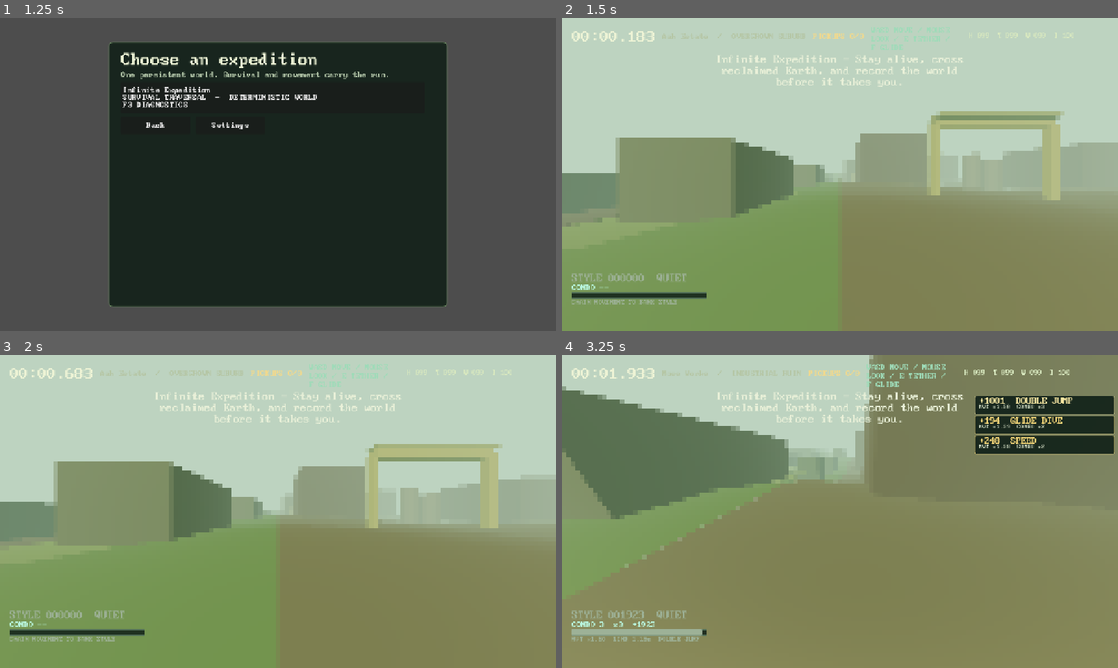
Above: before the commit, frames 1-4 (two rows, left to right).
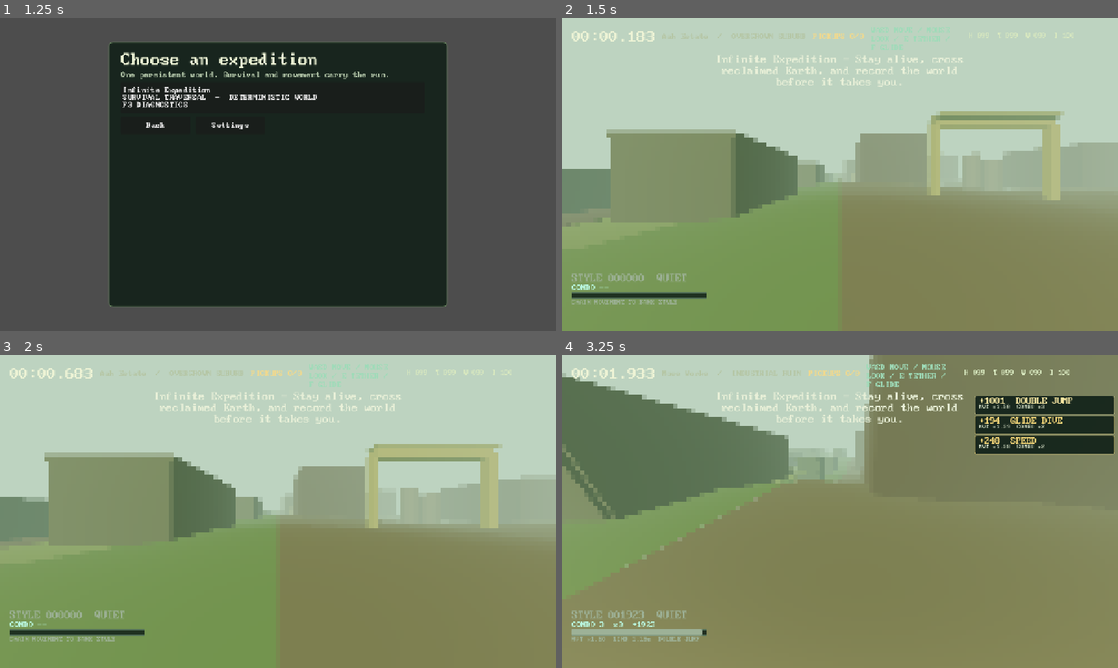
Above: after the commit, the same moments.

Repository: gongahkia/hot-cross-buns
Game: Godot game, scene res://scenes/main.tscn
Same seed, same stepped clock (60 frames per second), same inputs: the game is played once before the commit and once after it.
Inputs (mouse positions are in pixels of both pictures, inside the frame that each line leads up to):
- Up to frame 1 (1.25 s): click "Choose a journey" at 0.5 s
- Up to frame 2 (1.5 s): click "Infinite Expedition SURVIVAL …" at 1.25 s
- Up to frame 3 (2 s): no input
- Up to frame 4 (3.25 s): tap Enter at 2 s; move the mouse to (867, 511) at 2.02 s; hold W (move_forward) from 2.03 s (still down); tap Shift (dash) at 2.1 s; click (867, 511) at 2.17 s; tap Space (jump) at 2.27, 3.02 s; move the mouse to (812, 511) at 2.77 s; tap F (glide) at 2.85 s

Frame 1 is identical in both runs. In frame 2, 1.3% of the frame differs, in the area x 0-48%, y 35-57%; in frame 3, 1.4%; in frame 4, 1.7%, in the area x 0-42%, y 5-53%.

Commit message:
Add overgrown suburb transitions

Diff:
--- a/scripts/world_generator.gd
+++ b/scripts/world_generator.gd
@@ -25,6 +25,7 @@
 const INDUSTRIAL_RESOURCES := preload("res://scripts/world_industrial_resources.gd")
 const SUBURB_ROADS := preload("res://scripts/world_suburb_roads.gd")
 const SUBURB_PARCELS := preload("res://scripts/world_suburb_parcels.gd")
+const SUBURB_TRANSITIONS := preload("res://scripts/world_suburb_transitions.gd")
 
 const CHUNK_SIZE := 64.0
 const REGION_SIZE := 512.0
@@ -87,6 +88,8 @@
 	if not suburb_roads.is_empty():descriptor["suburb_roads"]=suburb_roads
 	var suburb_parcels:=SUBURB_PARCELS.generate(seed,chunk_x,chunk_z,urban,suburb_roads)
 	if not suburb_parcels.is_empty():descriptor["suburb_parcels"]=suburb_parcels
+	var suburb_transitions:=SUBURB_TRANSITIONS.generate(seed,chunk_x,chunk_z,suburb_parcels,suburb_roads)
+	if not suburb_transitions.is_empty():descriptor["suburb_transitions"]=suburb_transitions
 	var industrial_layout:=INDUSTRIAL_LAYOUT.generate(seed,chunk_x,chunk_z,urban)
 	if not industrial_layout.is_empty():descriptor["industrial_layout"]=industrial_layout
 	var industrial_structures:=INDUSTRIAL_STRUCTURES.generate(seed,chunk_x,chunk_z,industrial_layout)
--- a/scripts/world_streamer.gd
+++ b/scripts/world_streamer.gd
@@ -260,7 +260,8 @@
 		_add_industrial_resources(root,descriptor.get("industrial_resources",{}))
 	elif family == "overgrown_suburb":
 		_add_suburb_roads(root,descriptor.get("suburb_roads",{}))
-		_add_suburb_parcels(root,descriptor.get("suburb_parcels",{}))
+		_add_suburb_parcels(root,descriptor.get("suburb_parcels",{}),descriptor.get("suburb_transitions",{}))
+		_add_suburb_transitions(root,descriptor.get("suburb_transitions",{}))
 	else:
 		_add_wilderness(root, chunk_x, chunk_z, str(descriptor.biome))
 	var resource:=RESOURCE_PLACEMENT.for_chunk(seed,chunk_x,chunk_z,family)
@@ -373,13 +374,29 @@
 		var axis:=str(culdesac.axis);var x:=float(culdesac.x);var z:=float(culdesac.z);var segment:=MeshInstance3D.new();var  …(380 unchanged characters)…
 		var circle:=MeshInstance3D.new();var disk:=CylinderMesh.new();disk.top_radius=float(culdesac.radius);disk.bottom_radi …(249 unchanged characters)…
 
-func _add_suburb_parcels(root:Node3D,fields:Dictionary)->void:
+func _add_suburb_parcels(root:Node3D,fields:Dictionary,transitions:Dictionary)->void:
+	var entries:Dictionary={}
+	for entry:Dictionary in transitions.get("entries",[]):entries[str(entry.home_id)]=entry
 	for yard:Dictionary in fields.get("yards",[]):
 		var x:=float(yard.x);var z:=float(yard.z);var visual:=MeshInstance3D.new();var mesh:=BoxMesh.new();mesh.size=Vector3( …(244 unchanged characters)…
 	for home:Dictionary in fields.get("homes",[]):
-		var x:=float(home.x);var z:=float(home.z);var height:=float(home.height);var color:=Color("#586a57") if str(home.form)=="bungalow" else Color("#626b5a") if str(home.form)=="duplex" else Color("#6b6758");_add_box(root,Vector3(x,ground_height(root.global_position+Vector3(x,0.0,z))+height*.5,z),Vector3(float(home.width),height,float(home.depth)),color,"SuburbHome")
+		_add_suburb_home(root,home,entries.get(str(home.id),{}))
 	for utility:Dictionary in fields.get("utilities",[]):
 		var x:=float(utility.x);var z:=float(utility.z);var height:=float(utility.height);_add_cylinder(root,Vector3(x,ground_height(root.global_position+Vector3(x,0.0,z))+height*.5,z),.22,height,Color("#76745e"),"SuburbUtility")
+
+func _add_suburb_home(root:Node3D,home:Dictionary,entry:Dictionary)->void:
+	var x:=float(home.x);var z:=float(home.z);var width:=float(home.width);var depth:=float(home.depth);var height:=float(home.height);var ground:=ground_height(root.global_position+Vector3(x,0.0,z));var color:=Color("#586a57") if str(home.form)=="bungalow" else Color("#626b5a") if str(home.form)=="duplex" else Color("#6b6758");var side:=str(entry.get("side","north"));var door_width:=minf(float(entry.get("width",1.6)),(width if side in ["north","south"] else depth)-.6);var wall:=.4
+	if side in ["north","south"]:
+		var front_z:=z-depth*.5 if side=="north" else z+depth*.5;var back_z:=z+depth*.5 if side=="north" else z-depth*.5;var segment:=(width-door_width)*.5;var segment_offset:=door_width*.5+segment*.5;_add_box(root,Vector3(x-segment_offset,ground+height*.5,front_z),Vector3(segment,height,wall),color,"SuburbHomeWall");_add_box(root,Vector3(x+segment_offset,ground+height*.5,front_z),Vector3(segment,height,wall),color,"SuburbHomeWall");_add_box(root,Vector3(x,ground+height*.5,back_z),Vector3(width,height,wall),color,"SuburbHomeWall");_add_box(root,Vector3(x-width*.5,ground+height*.5,z),Vector3(wall,height,depth),color,"SuburbHomeWall");_add_box(root,Vector3(x+width*.5,ground+height*.5,z),Vector3(wall,height,depth),color,"SuburbHomeWall")
+	else:
+		var front_x:=x+width*.5 if side=="east" else x-width*.5;var back_x:=x-width*.5 if side=="east" else x+width*.5;var segment:=(depth-door_width)*.5;var segment_offset:=door_width*.5+segment*.5;_add_box(root,Vector3(front_x,ground+height*.5,z-segment_offset),Vector3(wall,height,segment),color,"SuburbHomeWall");_add_box(root,Vector3(front_x,ground+height*.5,z+segment_offset),Vector3(wall,height,segment),color,"SuburbHomeWall");_add_box(root,Vector3(back_x,ground+height*.5,z),Vector3(wall,height,depth),color,"SuburbHomeWall");_add_box(root,Vector3(x,ground+height*.5,z-depth*.5),Vector3(width,height,wall),color,"SuburbHomeWall");_add_box(root,Vector3(x,ground+height*.5,z+depth*.5),Vector3(width,height,wall),color,"SuburbHomeWall")
+	_add_box(root,Vector3(x,ground+height+.2,z),Vector3(width+.4,.4,depth+.4),color,"SuburbHomeRoof")
+
+func _add_suburb_transitions(root:Node3D,fields:Dictionary)->void:
+	for entry:Dictionary in fields.get("entries",[]):
+		var side:=str(entry.side);var normal:=Vector3(0.0,0.0,-1.0) if side=="north" else Vector3(1.0,0.0,0.0) if side=="east" else Vector3(0.0,0.0,1.0) if side=="south" else Vector3(-1.0,0.0,0.0);var x:=float(entry.x);var z:=float(entry.z);var depth:=float(entry.porch_depth);var width:=float(entry.width)+.8;var porch_x:=x+normal.x*depth*.5;var porch_z:=z+normal.z*depth*.5;var size:=Vector3(width,.3,depth) if side in ["north","south"] else Vector3(depth,.3,width);_add_box(root,Vector3(porch_x,ground_height(root.global_position+Vector3(porch_x,0.0,porch_z))+.15,porch_z),size,Color("#747660"),"SuburbPorch")
+		for step in range(2):
+			var step_x:=x+normal.x*(depth+float(step)*.8);var step_z:=z+normal.z*(depth+float(step)*.8);var height:=.22-float(step)*.07;var step_size:=Vector3(width,height,.8) if side in ["north","south"] else Vector3(.8,height,width);_add_box(root,Vector3(step_x,ground_height(root.global_position+Vector3(step_x,0.0,step_z))+height*.5,step_z),step_size,Color("#747660"),"SuburbPorchStep")
 
 func _add_wilderness(root: Node3D, chunk_x: int, chunk_z: int, biome: String) -> void:
 	var count := 3 if biome in ["desert", "cold_desert", "badland", "alpine_scree"] else 8
--- /dev/null
+++ b/scripts/world_suburb_transitions.gd
@@ -0,0 +1,11 @@
+class_name WorldSuburbTransitions
+extends RefCounted
+
+static func generate(_seed:int,_chunk_x:int,_chunk_z:int,parcels:Dictionary,roads:Dictionary)->Dictionary:
+	if parcels.is_empty() or roads.is_empty():return {}
+	var homes:Array=parcels.get("homes",[]);var collector:Dictionary=roads.get("collector",{});var local_roads:Array=roads.get("local_roads",[]);if homes.is_empty() or collector.is_empty() or local_roads.is_empty():return {}
+	var local:Dictionary=local_roads[0];var split_x:=float(local.offset) if str(local.axis)=="z" else float(collector.offset);var split_z:=float(collector.offset) if str(collector.axis)=="x" else float(local.offset);var entries:Array=[];var interiors:Array=[]
+	for home:Dictionary in homes:
+		var x:=float(home.x);var z:=float(home.z);var side:="east" if x<split_x else "west" if absf(x-split_x)<=absf(z-split_z) else "south" if z<split_z else "north";var entry_x:=x+(float(home.width)*.5 if side=="east" else -float(home.width)*.5 if side=="west" else 0.0);var entry_z:=z+(float(home.depth)*.5 if side=="south" else -float(home.depth)*.5 if side=="north" else 0.0);var entry_id:="suburb_entry:%s"%str(home.id)
+		entries.append({"id":entry_id,"home_id":str(home.id),"side":side,"x":entry_x,"z":entry_z,"width":1.6,"porch_depth":2.4});interiors.append({"id":"suburb_interior:%s"%str(home.id),"home_id":str(home.id),"entry_id":entry_id,"clear_width":1.6})
+	return {"entries":entries,"interiors":interiors}
--- /dev/null
+++ b/scripts/world_suburb_transitions_test.gd
@@ -0,0 +1,23 @@
+extends SceneTree
+const ROADS=preload("res://scripts/world_suburb_roads.gd")
+const PARCELS=preload("res://scripts/world_suburb_parcels.gd")
+const TRANSITIONS=preload("res://scripts/world_suburb_transitions.gd")
+const GENERATOR=preload("res://scripts/world_generator.gd")
+var failed:=false
+func _expect(condition:bool,message:String)->void:
+	if not condition:failed=true;push_error(message)
+func _initialize()->void:
+	var urban:Dictionary={"land_use":"residential","ruin_age_years":90};var roads:=ROADS.generate(20260730,4,-2,urban);var parcels:=PARCELS.generate(20260730,4,-2,urban,roads);var result:=TRANSITIONS.generate(20260730,4,-2,parcels,roads)
+	_expect((result.entries as Array).size()==4 and (result.interiors as Array).size()==4,"suburb transition records missing")
+	for entry:Dictionary in result.entries:_expect(str(entry.id).begins_with("suburb_entry:") and str(entry.side) in ["north","east","south","west"] and float(entry.x)>=0.0 and float(entry.x)<=64.0 and float(entry.z)>=0.0 and float(entry.z)<=64.0 and float(entry.width)==1.6 and float(entry.porch_depth)==2.4,"suburb entry grammar drifted")
+	for interior:Dictionary in result.interiors:_expect(str(interior.id).begins_with("suburb_interior:") and str(interior.entry_id).begins_with("suburb_entry:") and float(interior.clear_width)==1.6,"suburb interior grammar drifted")
+	_expect(result==TRANSITIONS.generate(20260730,4,-2,parcels,roads) and TRANSITIONS.generate(1,0,0,{},roads).is_empty(),"suburb transitions are not deterministic")
+	(result.entries as Array)[0]["side"]="changed";_expect(str((TRANSITIONS.generate(20260730,4,-2,parcels,roads).entries as Array)[0].side)!="changed","suburb transitions leaked mutable state")
+	var generator:=GENERATOR.new(20260730);var found:=false
+	for region_z in range(-8,9):
+		for region_x in range(-8,9):
+			var chunk_x:=region_x*8;var chunk_z:=region_z*8;var descriptor:Dictionary=generator.chunk_descriptor(chunk_x,chunk_z)
+			if str(descriptor.region.family)=="overgrown_suburb":found=true;_expect(descriptor.suburb_transitions==TRANSITIONS.generate(20260730,chunk_x,chunk_z,descriptor.suburb_parcels,descriptor.suburb_roads),"suburb transition descriptor wiring drifted");break
+		if found:break
+	_expect(found,"suburb transition fixture found no overgrown suburb")
+	quit(1 if failed else 0)
Not shown, added: docs/overgrown-suburb-transitions.md
